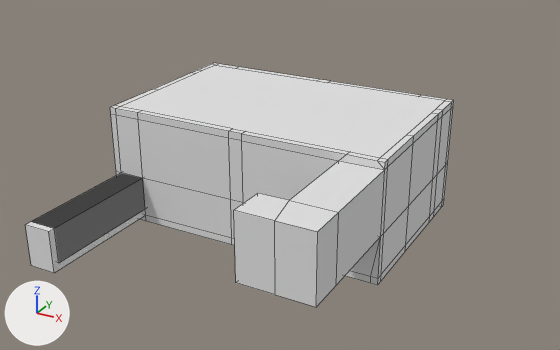
One commit to the Blender file Working/level32.blend: the scene before it, then after it.
Camera for both pictures: a camera (50 mm lens) standing at (69.2, -65.9, 50.8) and looking at (22.8, 18.4, 8.6). Arrows for +X, +Y and +Z are at lower left; the lights stay in place. Mesh edges are drawn as thin lines.

Objects in the first picture: 'LevelGeometry'.
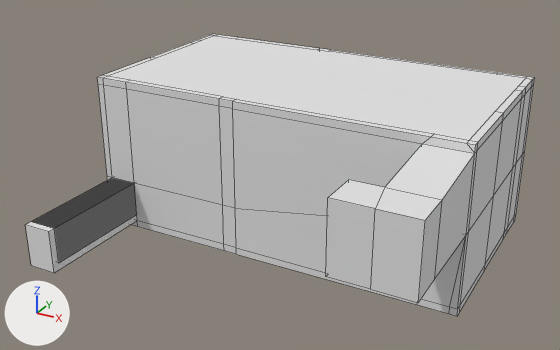
What differs and where, as boxes [x1, y1, x2, y2] in the pictures (560 x 350 px):
'LevelGeometry', reshaped (19% wider, 16% taller)
    before: [26, 63, 454, 307]
    after: [26, 34, 535, 316]

The change in detail:
me_plane is used by ob_levelgeometry; location (18.0, 26.0, -1.0).
me_plane had 298 vertices, 280 faces and spanned x -21.0..21.0, y -30.0..16.0, z -1.0..16.0.
me_plane now has 298 vertices, 280 faces and spans x -21.0..32.0, y -30.0..16.0, z -1.0..21.0.
me_plane part 1: 239 of 298 vertices moved; they spanned x -21.0..21.0, y -29.0..16.0, z -1.0..16.0 and now span x -21.0..32.0, y -29.0..16.0, z -1.0..21.0; mean shift (5.4, -0.8, 3.3); largest move (16.0, -10.0, 15.0) -> (27.0, -12.0, 20.0).
